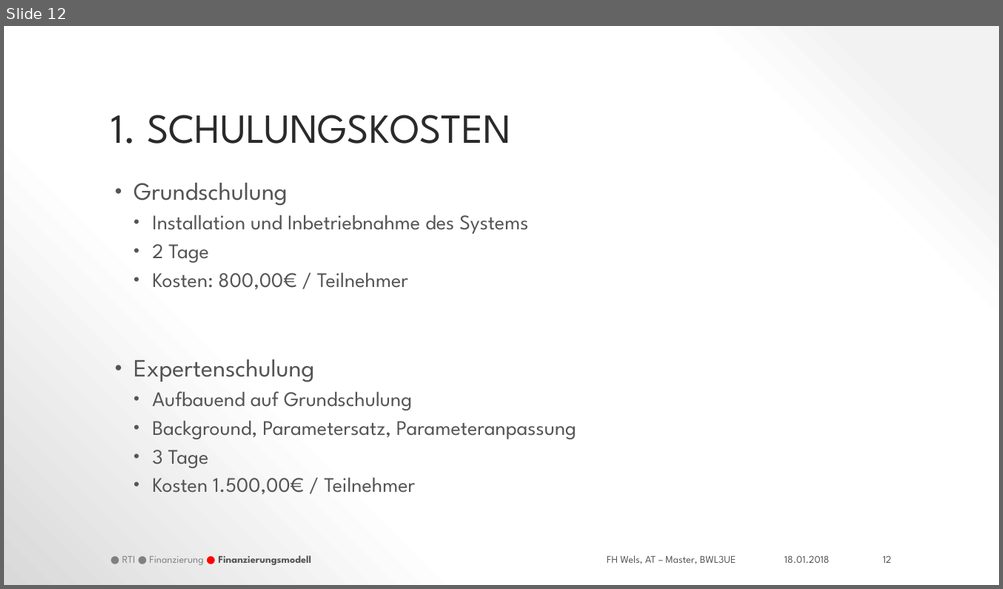
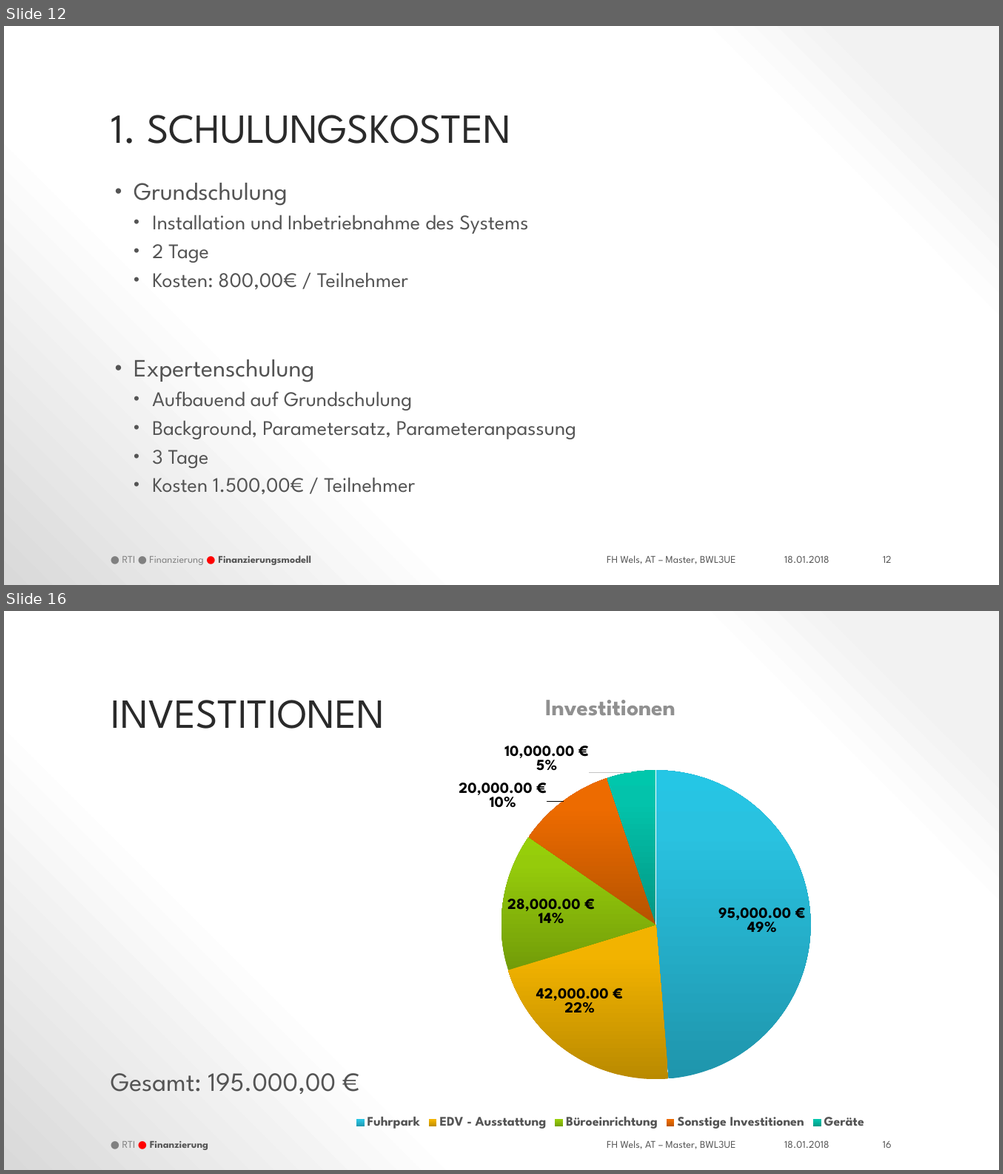
Before and after one commit to thunderbug1/BWL, a slide deck: Präsentation/RTI_Businessplan.pptx. Shown one above the other, each under a label of ours: slide 12 before the commit, slides 12 and 16 after it; the slides between them are not shown. The pictures are 1003x589 and 1003x1174 pixels, drawn with LibreOffice and Linux fonts; fonts in the diff are those of the drawing; background and template pictures are left out. Boxes give left, top, right and bottom in pixels: in the first picture for what was removed or moved away, otherwise in the second. Text is boxed around its words. In the diff, an @@ line names an element or a change of style, - is before the commit and + after.

```diff
--- a/Präsentation/RTI_Businessplan.pptx
+++ b/Präsentation/RTI_Businessplan.pptx
@@ slide 16 added at <box>4,611,999,1170</box>, background gradient #F2F2F2 to #FFFFFF to #D9D9D9; not listed: 1 template element that a slide beside it also shows @@
@@ pie chart added at <box>222,680,999,1133</box> @@
+title "Investitionen"
+categories: Fuhrpark, EDV - Ausstattung, Büroeinrichtung, Sonstige Investitionen, Geräte
+Investitionen: 95000, 42000, 28000, 20000, 10000
@@ title added at <box>111,700,384,729</box>, 37.8 pt, text #2A2A2A @@
+INVESTITIONEN
@@ text added at <box>111,1073,336,1094</box>, 24 pt, text #545454 @@
+Gesamt: 195.000,00 €
@@ text added at <box>122,1142,208,1150</box>, 9.4 pt, text #545454, bold @@
+● RTI ● Finanzierung
@@ text added at <box>784,1141,829,1148</box>, 9.4 pt, text #545454 @@
+18.01.2018
@@ page number added at <box>882,1142,891,1148</box>, 9.4 pt, text #545454 @@
+16
```
Also in this commit, not shown: 4 slides changed, 4 other slides added, 3 other files.
